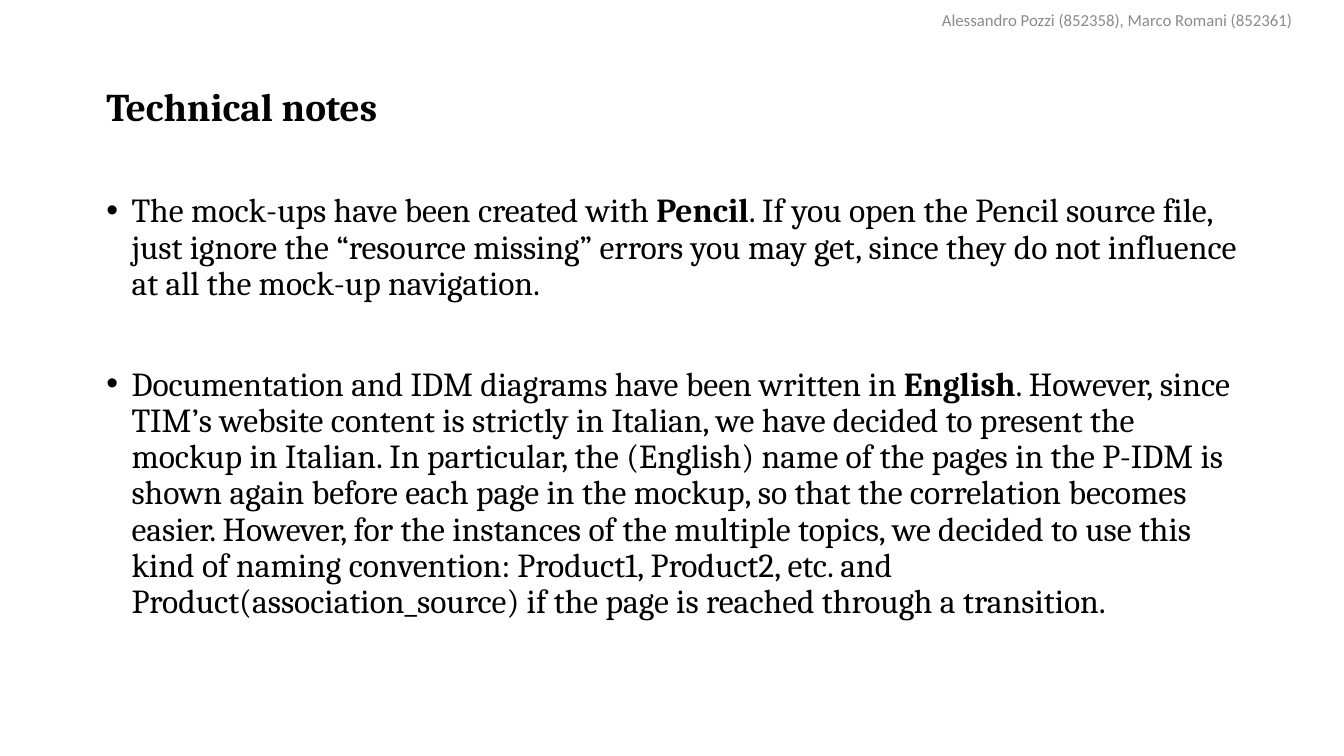
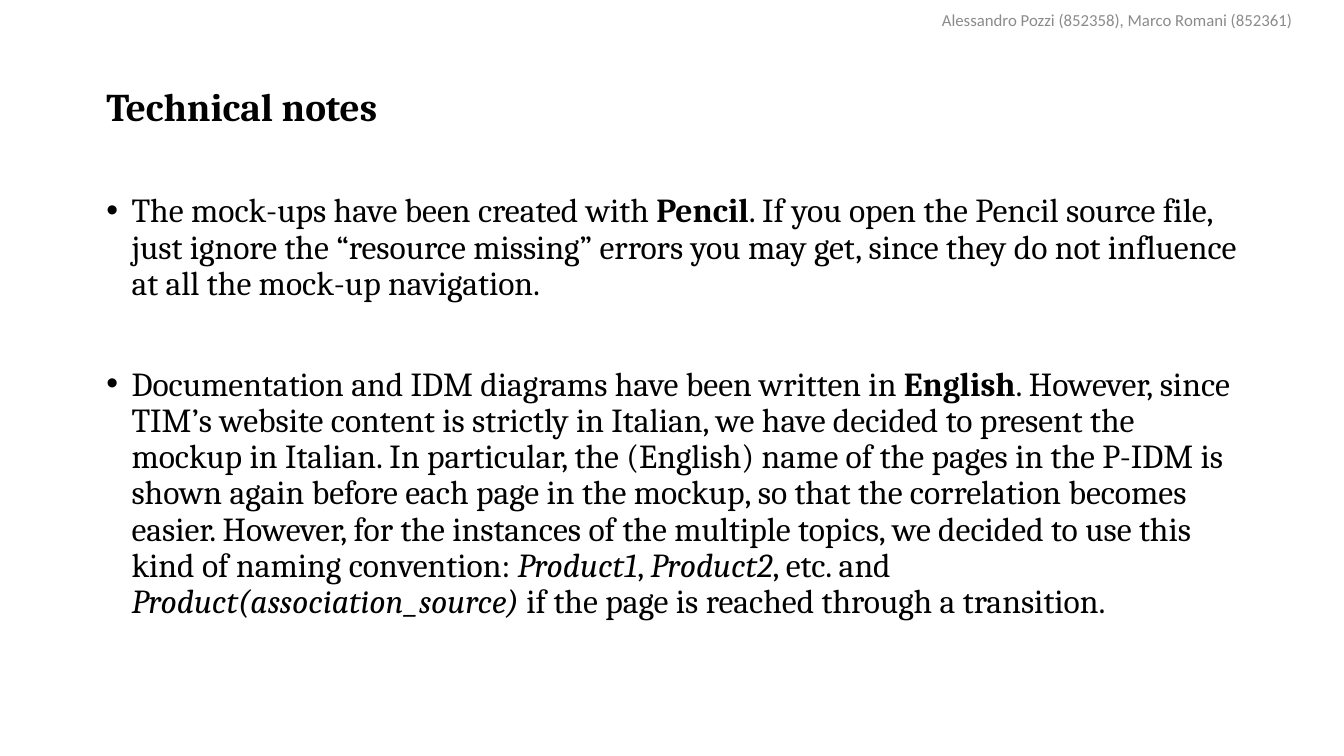
Before and after one commit to AlessandroPozzi/HypermediaProject2016-PozziRomani, a slide deck: slide 4 of Drafts & Material/IDM Models + Notes.pptx (slide 3 before the commit). Drawn at 1344x756 pixels with LibreOffice and Linux fonts; fonts in the diff are those of the drawing. Boxes give left, top, right and bottom in pixels: in the first picture for what was removed or moved away, otherwise in the second. Text is boxed around its words. In the diff, an @@ line names an element or a change of style, - is before the commit and + after.

```diff
--- a/Drafts & Material/IDM Models + Notes.pptx
+++ b/Drafts & Material/IDM Models + Notes.pptx
@@ text at [132,372,1230,621]: italic on in "Product1, Product2, Product(association_source)" @@
```
Also in this commit, not shown: 5 other slides changed, 2 slides added.
